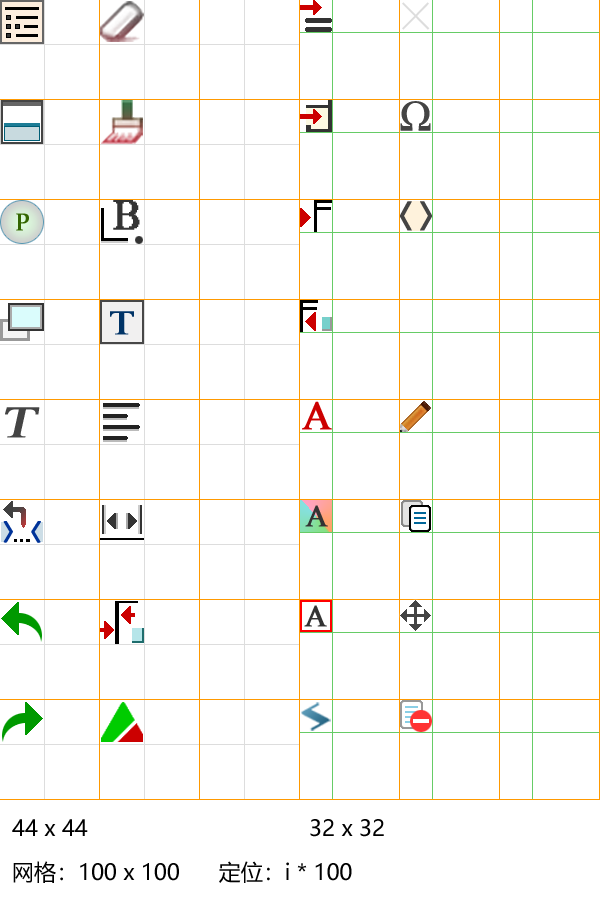
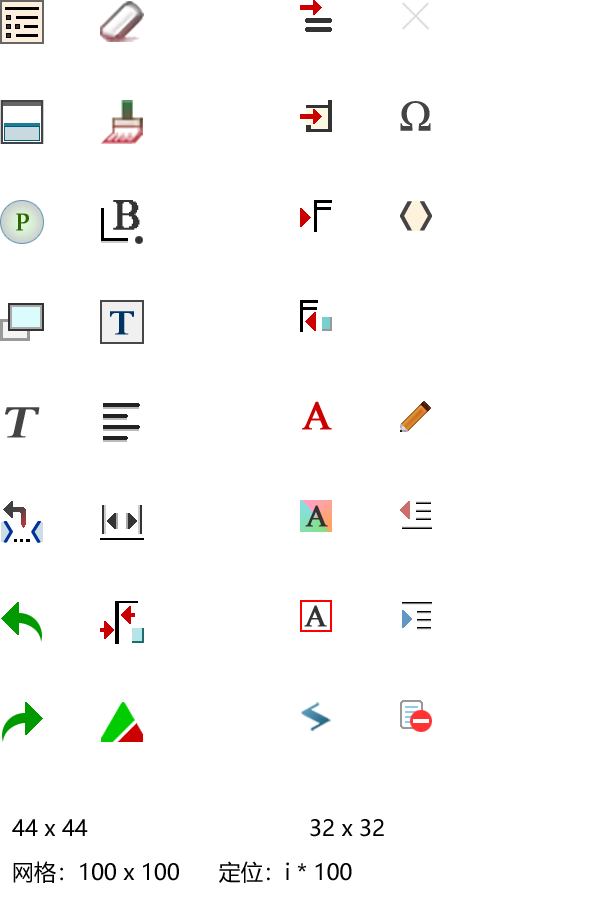
Two versions of the same layered image (w=600, h=900). Layer-by-layer changes:
added layer "颜色填充 105" in group "toUp" over (400, 501, 410, 519)
added layer "颜色填充 111" in group "toUp" over (402, 501, 432, 527)
added layer "颜色填充 108" in group "toUp" over (402, 503, 432, 529)
added layer "颜色填充 104" in group "toUp" over (402, 501, 432, 529)
added layer "颜色填充 107" in group "toDown" over (402, 610, 412, 628)
added layer "颜色填充 110" in group "toDown" over (402, 604, 432, 630)
added layer "颜色填充 109" in group "toDown" over (402, 602, 432, 628)
added layer "颜色填充 106" in group "toDown" over (402, 602, 432, 630)
hid group "网格" (5 layers) over (0, 0, 600, 800)
renamed "颜色填充 91" to "颜色填充 91 副本", moved it into group "toUp 副本" over (414, 512, 426, 524)
renamed "颜色填充 90" to "颜色填充 90 副本 2", moved it into group "toUp 副本" over (409, 505, 431, 532)
renamed "颜色填充 89" to "颜色填充 89 副本", moved it into group "toUp 副本" over (401, 500, 423, 527)
renamed "颜色填充 92" to "颜色填充 92 副本", moved it into group "toDown 副本" over (400, 600, 431, 631)
renamed "渐变填充 3" to "渐变填充 3 副本", moved it into group "toDown 副本" over (401, 601, 430, 630)
renamed "颜色填充 97" to "颜色填充 97 副本", moved it into group "toDown 副本" over (400, 600, 431, 631)
hid "背景" (2nd of 2) over (0, 0, 600, 800)
